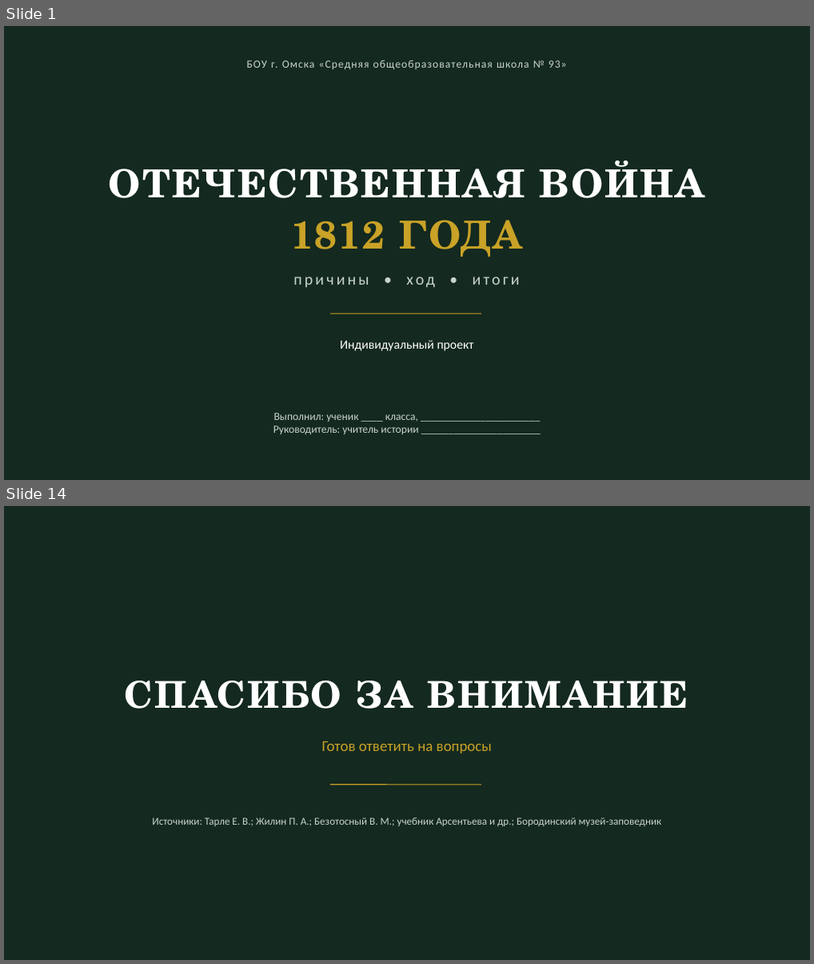
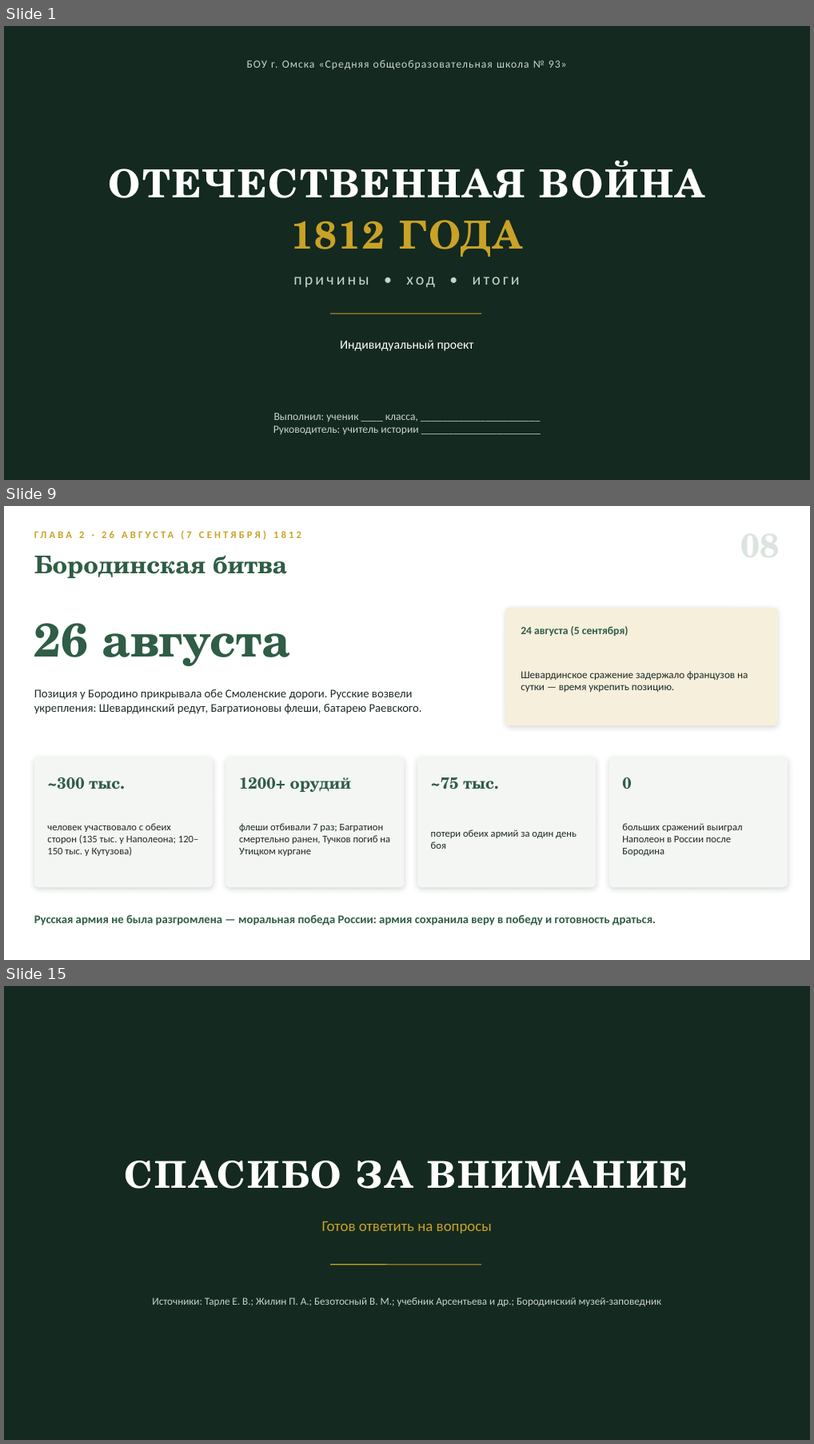
Before and after one commit to artomrek3030-Jumangi/war-1812-quiz, a slide deck: presentation.pptx. Shown one above the other, each under a label of ours: slides 1 and 14 before the commit, slides 1, 9 and 15 after it; the slides between them are not shown. The pictures are 814x964 and 814x1444 pixels, drawn with LibreOffice and Linux fonts; fonts in the diff are those of the drawing. Boxes give left, top, right and bottom in pixels: in the first picture for what was removed or moved away, otherwise in the second. Text is boxed around its words. In the diff, an @@ line names an element or a change of style, - is before the commit and + after.

```diff
--- a/presentation.pptx
+++ b/presentation.pptx
@@ slide 9 added at bbox=[4, 506, 810, 960], background #FFFFFF @@
@@ text added at bbox=[79, 531, 191, 538], 12 pt, text #C9A227, bold @@
+ГЛАВА 2 · 26 АВГУСТА (7 СЕНТЯБРЯ) 1812
@@ text added at bbox=[34, 555, 287, 578], 29 pt, text #2F5D46, bold @@
+Бородинская битва
@@ text added at bbox=[34, 623, 290, 666], 56 pt, text #2F5D46, bold @@
+26 августа
@@ rounded rectangle added at bbox=[506, 608, 778, 725], fill #F5EFDC @@
@@ text added at bbox=[521, 626, 629, 636], 13 pt, text #2F5D46, bold @@
+24 августа (5 сентября)
@@ text added at bbox=[521, 671, 748, 692], 12.5 pt, text #1E2A24 @@
+Шевардинское сражение задержало французов на сутки — время укрепить позицию.
@@ text added at bbox=[34, 689, 422, 714], 14 pt, text #1E2A24 @@
+Позиция у Бородино прикрывала обе Смоленские дороги. Русские возвели укрепления: Шевардинский редут, Багратионовы флеши, батарею Раевского.
@@ rounded rectangle added at bbox=[34, 757, 213, 887], fill #F4F6F4 @@
@@ rounded rectangle added at bbox=[226, 757, 405, 887], fill #F4F6F4 @@
@@ rounded rectangle added at bbox=[418, 757, 596, 887], fill #F4F6F4 @@
@@ rounded rectangle added at bbox=[610, 757, 788, 887], fill #F4F6F4 @@
@@ text added at bbox=[47, 777, 120, 789], 19 pt, text #2F5D46, bold @@
+~300 тыс.
@@ text added at bbox=[239, 777, 352, 792], 19 pt, text #2F5D46, bold @@
+1200+ орудий
@@ text added at bbox=[431, 777, 494, 789], 19 pt, text #2F5D46, bold @@
+~75 тыс.
@@ text added at bbox=[622, 777, 631, 789], 19 pt, text #2F5D46, bold @@
+0
@@ text added at bbox=[47, 823, 198, 856], 12 pt, text #1E2A24 @@
+человек участвовало с обеих сторон (135 тыс. у Наполеона; 120–150 тыс. у Кутузова)
@@ text added at bbox=[239, 823, 390, 856], 12 pt, text #1E2A24 @@
+флеши отбивали 7 раз; Багратион смертельно ранен, Тучков погиб на Утицком кургане
@@ text added at bbox=[431, 829, 577, 848], 12 pt, text #1E2A24 @@
+потери обеих армий за один день боя
@@ text added at bbox=[622, 823, 743, 856], 12 pt, text #1E2A24 @@
+больших сражений выиграл Наполеон в России после Бородина
@@ text added at bbox=[34, 915, 656, 925], 14 pt, text #2F5D46, bold @@
+Русская армия не была разгромлена — моральная победа России: армия сохранила веру в победу и готовность драться.
@@ what was slide 14 is now slide 15 @@
```
Also in this commit, not shown: 10 slides changed, 2 other slides added, 2 slides removed.
